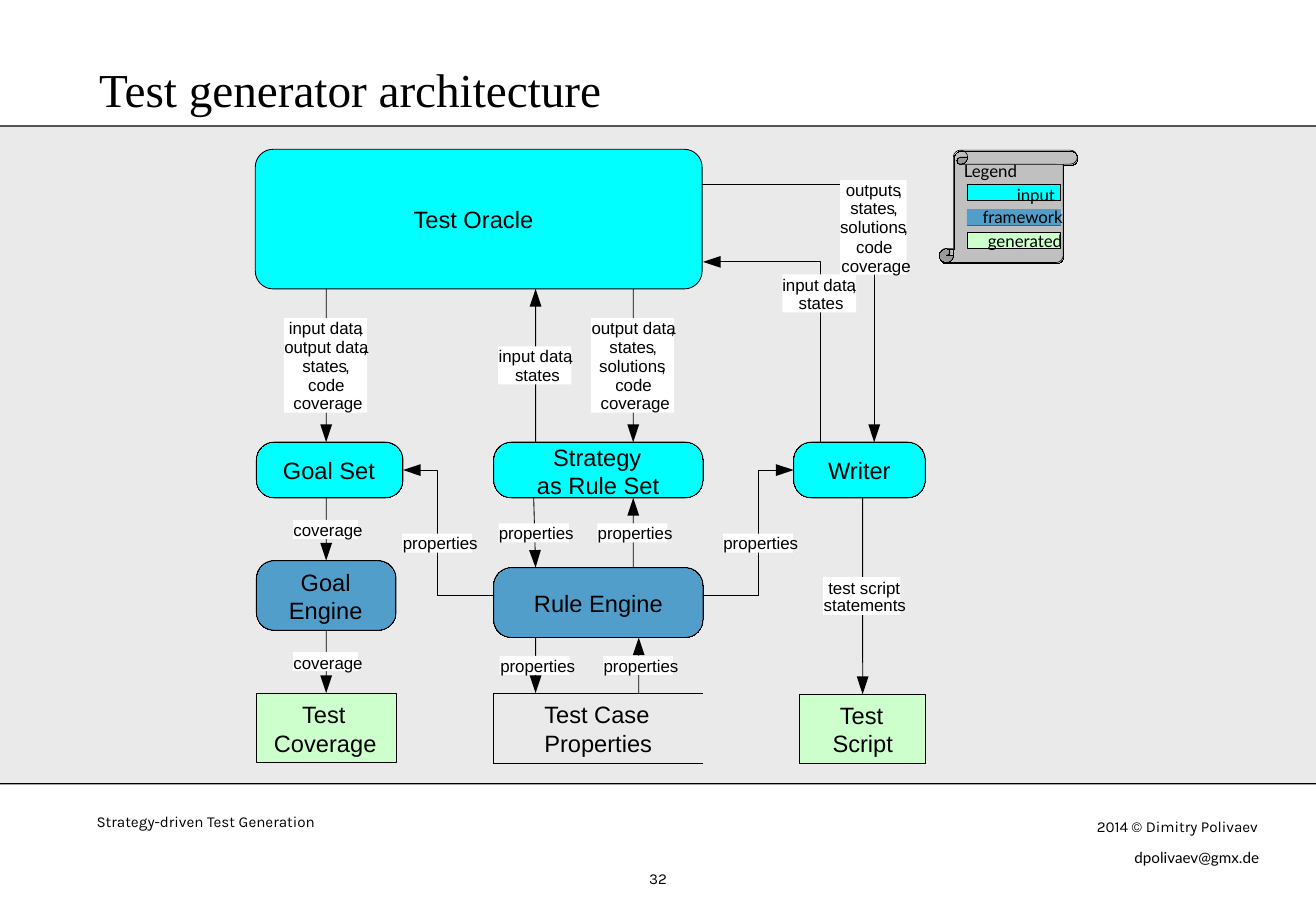
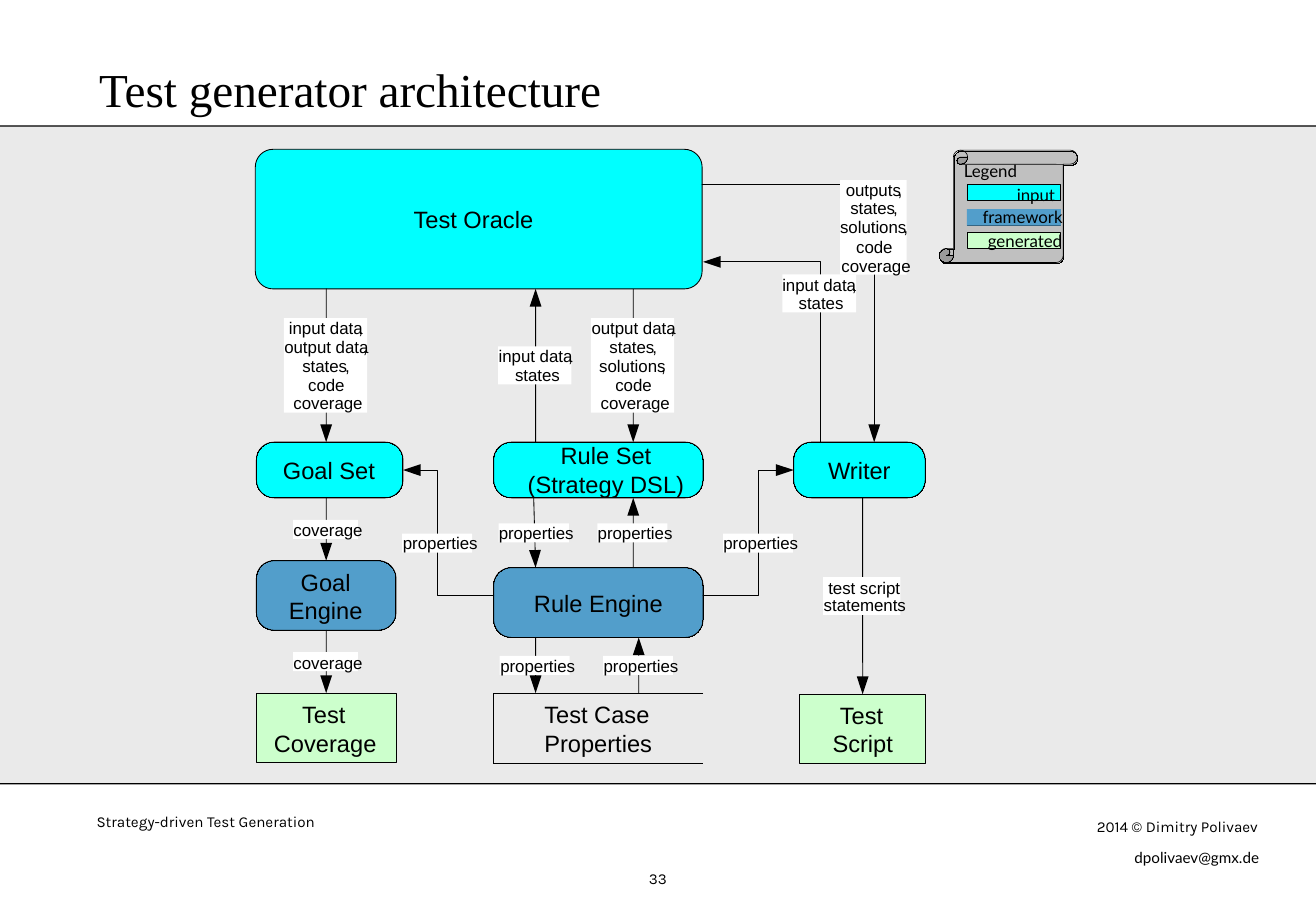
Before and after one commit to dpolivaev/test-generation, a slide deck: slide 33 of doc/StrategyDrivenTestGeneration.odp (slide 32 before the commit). Drawn at 1316x911 pixels with LibreOffice and Linux fonts; fonts in the diff are those of the drawing. Boxes give left, top, right and bottom in pixels: in the first picture for what was removed or moved away, otherwise in the second. Text is boxed around its words. In the diff, an @@ line names an element or a change of style, - is before the commit and + after.

```diff
--- a/doc/StrategyDrivenTestGeneration.odp
+++ b/doc/StrategyDrivenTestGeneration.odp
@@ text at (528,447,684,498): text changed @@
-as Rule Set
+Rule Set
+(Strategy DSL)
@@ text removed at (553,449,641,471) @@
-Strategy
@@ page number at (649,874,667,884): text changed @@
-32
+33
```
Also in this commit, not shown: 4 other slides changed, 1 slide added.
